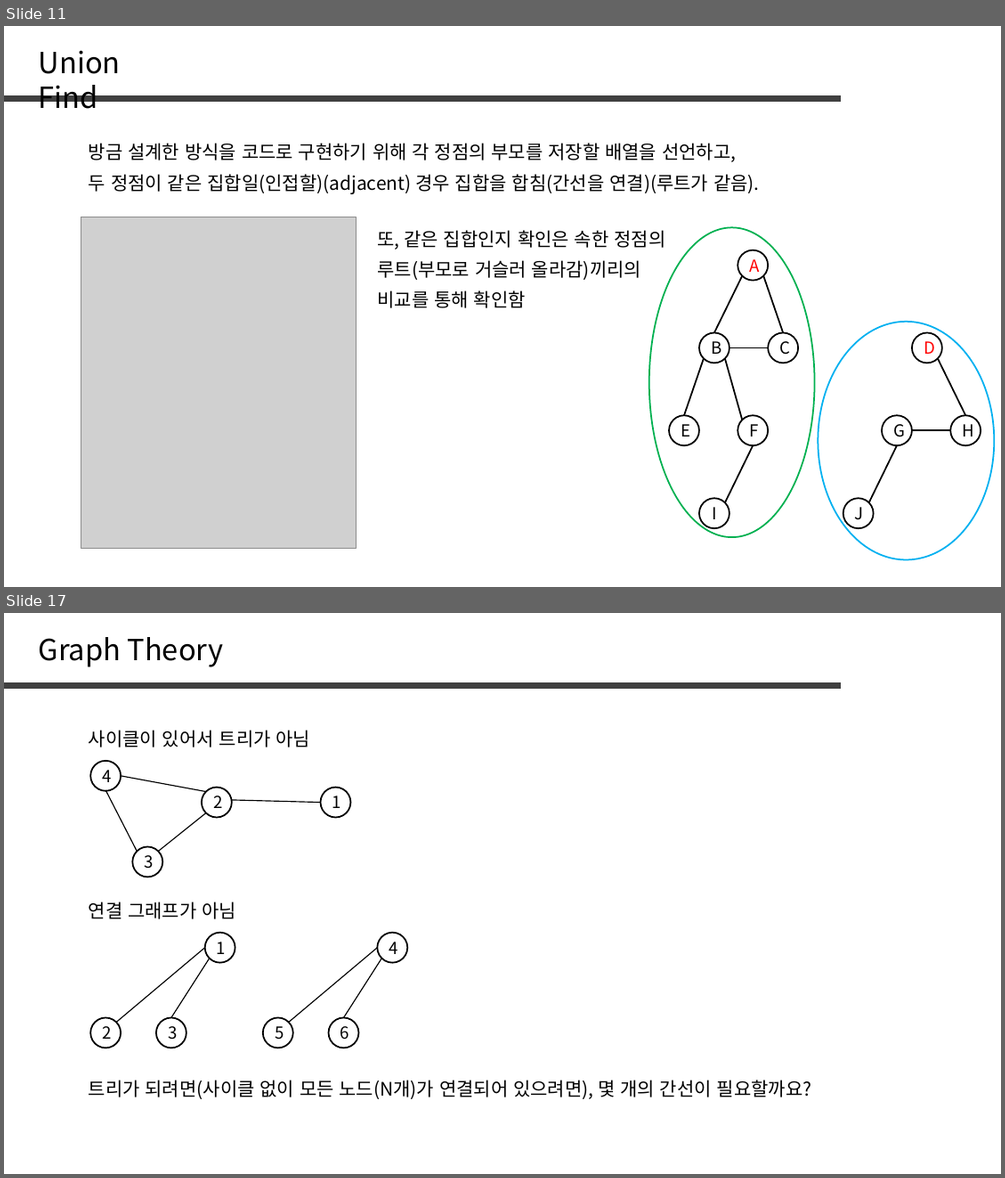
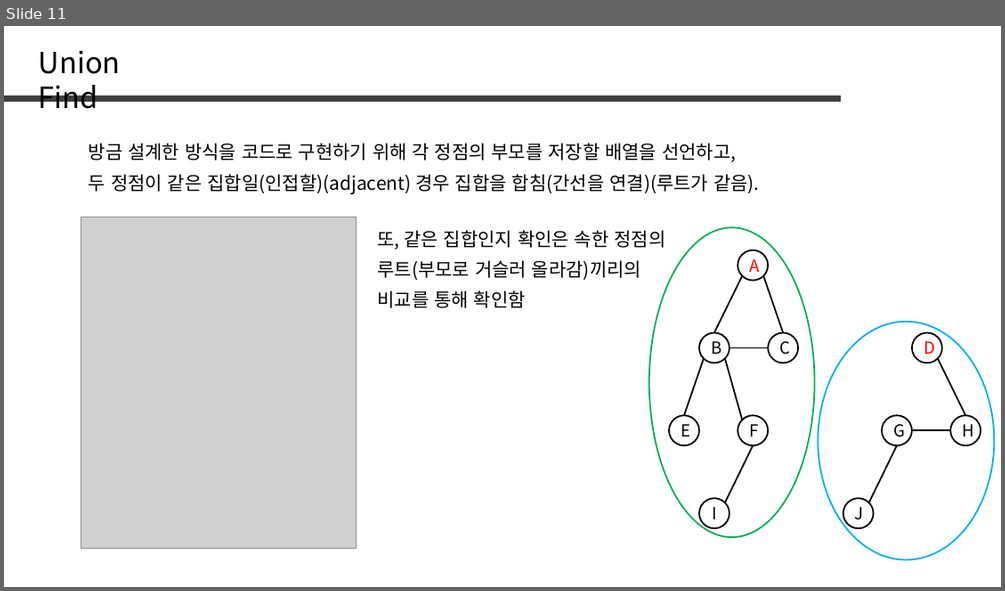
Before and after one commit to jaehoo1/PS-study, a slide deck: study/10_Disjoint Set.pptx. Shown one above the other, each under a label of ours: slides 11 and 17 before the commit, slide 11 after it; the slides between them are not shown. The pictures are 1005x1178 and 1005x591 pixels, drawn with LibreOffice and Linux fonts; fonts in the diff are those of the drawing; grey boxes stand for pictures. Boxes give left, top, right and bottom in pixels: in the first picture for what was removed or moved away, otherwise in the second. Text is boxed around its words. In the diff, an @@ line names an element or a change of style, - is before the commit and + after.

```diff
--- a/study/10_Disjoint Set.pptx
+++ b/study/10_Disjoint Set.pptx
@@ slide 17 removed at bbox=[4, 613, 1001, 1174], background #FFFFFF @@
@@ text removed at bbox=[39, 637, 224, 667] @@
-Graph Theory
@@ line removed from (4, 686) to (841, 686) @@
@@ text removed at bbox=[89, 730, 311, 747] @@
-사이클이 있어서 트리가 아님
@@ ellipse removed at bbox=[90, 761, 121, 790] @@
-4
@@ line removed from (105, 790) to (138, 851) @@
@@ line removed from (121, 776) to (206, 792) @@
@@ ellipse removed at bbox=[202, 787, 231, 817] @@
-2
@@ ellipse removed at bbox=[320, 787, 350, 817] @@
-1
@@ line removed from (158, 851) to (206, 812) @@
@@ line removed from (232, 800) to (320, 803) @@
@@ ellipse removed at bbox=[133, 847, 162, 877] @@
-3
@@ text removed at bbox=[89, 901, 236, 919] @@
-연결 그래프가 아님
@@ ellipse removed at bbox=[205, 933, 235, 962] @@
-1
@@ ellipse removed at bbox=[377, 933, 407, 962] @@
-4
@@ line removed from (116, 1022) to (205, 948) @@
@@ line removed from (171, 1018) to (210, 958) @@
@@ line removed from (289, 1022) to (377, 948) @@
@@ line removed from (343, 1018) to (381, 958) @@
@@ ellipse removed at bbox=[90, 1018, 121, 1047] @@
-2
@@ ellipse removed at bbox=[156, 1018, 186, 1047] @@
-3
@@ ellipse removed at bbox=[263, 1018, 292, 1047] @@
-5
@@ ellipse removed at bbox=[329, 1018, 358, 1047] @@
-6
@@ text removed at bbox=[89, 1079, 812, 1099] @@
-트리가 되려면(사이클 없이 모든 노드(N개)가 연결되어 있으려면), 몇 개의 간선이 필요할까요?
```
Also in this commit, not shown: 1 slide changed, 22 slides added, 45 other slides removed.
